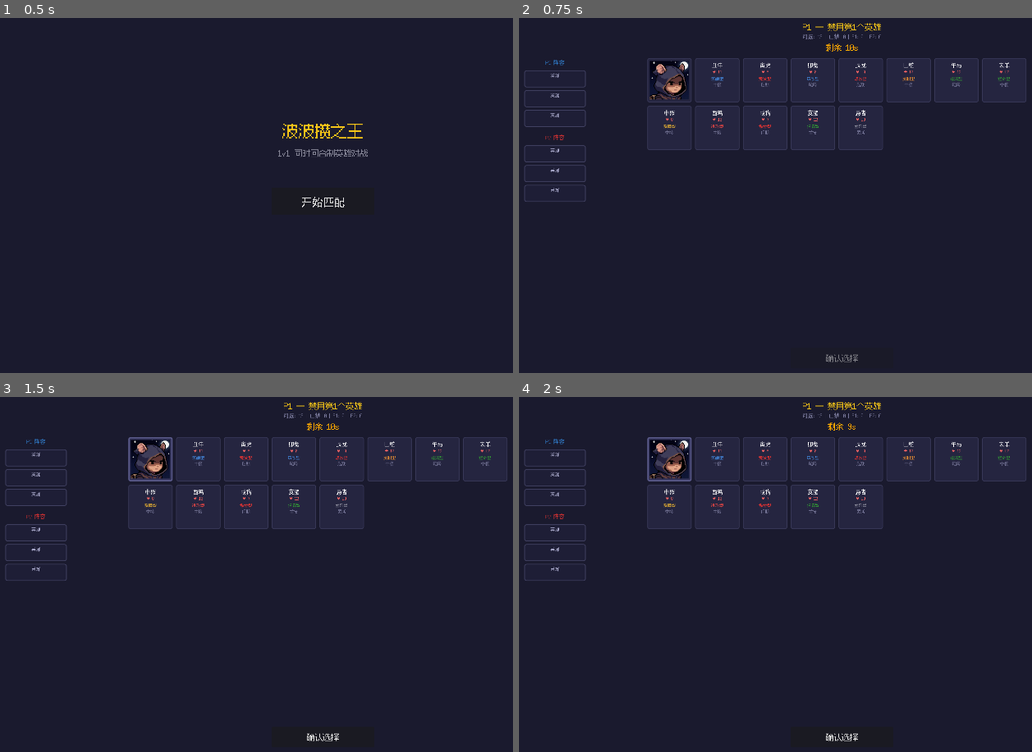
Above: before the commit, frames 1-4 (two rows, left to right).
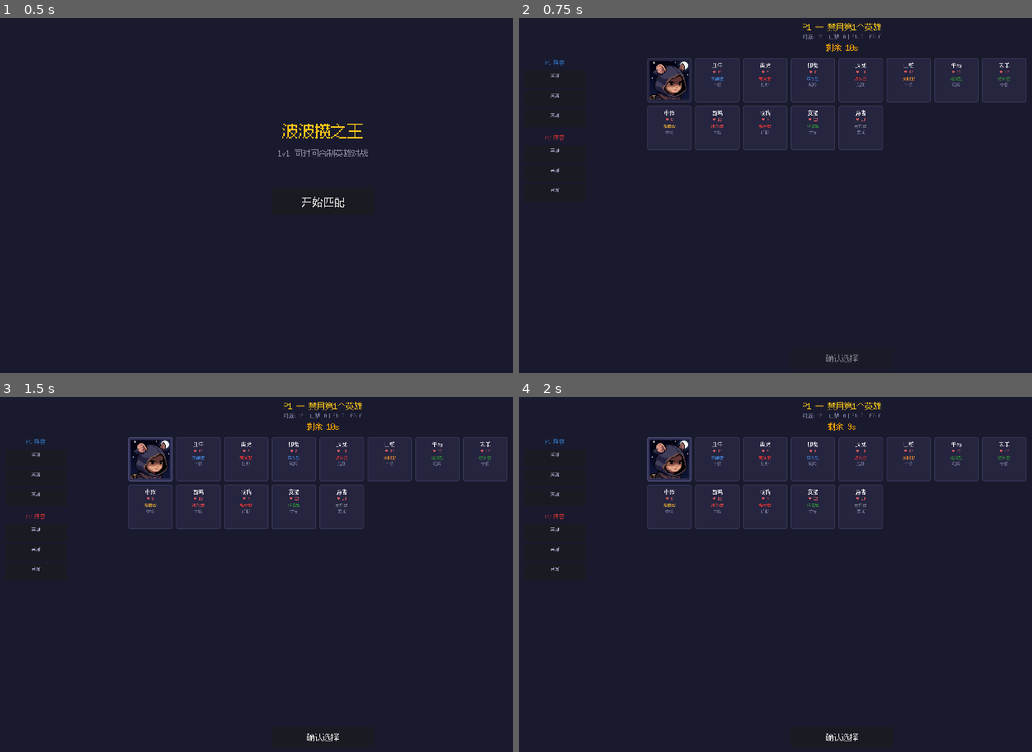
Above: after the commit, the same moments.

Repository: EddySong543/BBZ
Game: Godot game, scene res://src/ui/title_screen.tscn
The game is run twice, just before and just after one commit, with the same random seed, the same clock (stepped at 60 frames per second) and the same inputs.
Inputs:
- Up to frame 1 (0.5 s): no input
- Up to frame 2 (0.75 s): click "开始匹配" at 0.5 s
- Up to frame 3 (1.5 s): click "子鼠" at 1.25 s
- Up to frame 4 (2 s): no input

Frame 1 is identical in both runs. In frame 2, 0.5% of the frame differs, in the area x 0-14%, y 14-52%; in frame 3, 0.6%, in the area x 0-34%, y 11-52%; in frame 4, 0.6%.

Commit message:
refactor(ui): stylebox 资源化 — base 进 .tscn SubResource (P1-NEW2)
每个组件 .tscn 内定义 base StyleBoxFlat SubResource，code 用
_base_stylebox.duplicate() 派生各 state；美术只改 .tscn 内 base
就能影响所有 state 外观（颜色/纹理/圆角等）。

文件改动：
- hero_card.tscn: + CardBase SubResource + theme_override_styles/normal
- hero_card.gd: + _base_stylebox 缓存；_refresh_style 用 base.duplicate()
- hero_frame.tscn: + FrameBase SubResource + portrait inset 5px
  (让 active state 5px 黄边能透过 portrait 显示)
- hero_frame.gd: + _base_stylebox 缓存；_refresh_style 用 base.duplicate()
- bp_hero_slot.gd: _set_border_active 用 remove + duplicate + add 模式
- bp_screen.gd: HeroCard.new() → HERO_CARD_SCENE.instantiate() as HeroCard
  (.new() 不会加载 .tscn，SubResource 不应用；必须 instantiate)
- death_switch_overlay.gd: 加 TODO 注释，card 仍 runtime code-built，
  未来美术接入时抽 DeathSwitchHeroCard 组件

未触及（保留 code-built）:
- battle_screen.gd 内 _circle_style_selected (P1-5a 已 SubResource 化其他 4 个；
  selected 是逻辑 reaction 状态，留 runtime 构造)
- death_switch_overlay 的 card stylebox (上述 TODO)

测试：98/98 通过。BP 屏所有卡片 state 正常；战斗屏头像框各 state 正常
(含 h01 子鼠 active 时黄边透过 portrait 显示)。

Co-Authored-By: Claude Opus 4.7 (1M context) <noreply@anthropic.com>

Diff:
--- a/src/ui/bp_screen.gd
+++ b/src/ui/bp_screen.gd
@@ -16,6 +16,7 @@
 const COLS := 8
 const GAP := 10
 const BP_TIME := 10
+const HERO_CARD_SCENE := preload("res://src/ui/components/hero_card.tscn")
 
 var all_heroes: Array[HeroData] = []
 var p1_picks: Array[int] = []
@@ -72,7 +73,8 @@
 		var y := row * (CARD_H + GAP)
 
 		var h := all_heroes[i]
-		var card := HeroCard.new()
+		# P1-NEW2 fix: 必须 instantiate .tscn 才会应用 CardBase SubResource
+		var card := HERO_CARD_SCENE.instantiate() as HeroCard
 		card.hero_id = h.hero_id
 		card.hero_name = h.hero_name
 		card.max_hp = h.max_hp
--- a/src/ui/components/bp_hero_slot.gd
+++ b/src/ui/components/bp_hero_slot.gd
@@ -66,21 +66,17 @@
 
 
 func _set_border_active(active: bool) -> void:
-	var sb := get_theme_stylebox("panel", "Panel") as StyleBoxFlat
-	if sb == null:
-		sb = StyleBoxFlat.new()
-		sb.bg_color = Color("#1e1e36")
-		sb.set_corner_radius_all(6)
-		add_theme_stylebox_override("panel", sb)
+	# P1-NEW2: base stylebox 是 .tscn 内 StyleBoxFlat_default SubResource。
+	# inactive 状态 = base (灰边 2px); active = duplicate base + 改 border_color/width
+	remove_theme_stylebox_override("panel")
 	if active:
+		var base := get_theme_stylebox("panel", "Panel") as StyleBoxFlat
+		if base == null:
+			return
+		var sb := base.duplicate() as StyleBoxFlat
 		sb.border_color = player_color
 		sb.border_width_left = 3
 		sb.border_width_right = 3
 		sb.border_width_top = 3
 		sb.border_width_bottom = 3
-	else:
-		sb.border_color = Color("#444466")
-		sb.border_width_left = 2
-		sb.border_width_right = 2
-		sb.border_width_top = 2
-		sb.border_width_bottom = 2
+		add_theme_stylebox_override("panel", sb)
--- a/src/ui/components/death_switch_overlay.gd
+++ b/src/ui/components/death_switch_overlay.gd
@@ -39,6 +39,10 @@
 	visible = true
 
 
+## P1-NEW2 TODO: card 仍 runtime code-built，stylebox 也 code 构造。
+## 未来美术接入时应抽 DeathSwitchHeroCard 为独立 .tscn 组件
+## （类似 HeroCard / BPHeroSlot 模式），stylebox 进 .tscn SubResource。
+## 现状作为 placeholder 接受 — overlay 弹出频率低且每场战斗 0-N 次。
 func _create_card(h: HeroData, hp: int, border_color: Color) -> Button:
 	var card := Button.new()
 	card.custom_minimum_size = Vector2(CARD_W, CARD_H)
--- a/src/ui/components/hero_card.gd
+++ b/src/ui/components/hero_card.gd
@@ -45,12 +45,14 @@
 var _hp_label: Label
 var _role_label: Label
 var _pos_label: Label
+var _base_stylebox: StyleBoxFlat  # P1-NEW2: 从 .tscn 取 default，state 切换基于此 duplicate
 static var _portrait_cache: Dictionary = {}
 
 
 func _ready() -> void:
 	custom_minimum_size = Vector2(130, 130)
 	_setup_children()
+	_base_stylebox = get_theme_stylebox("normal", "Button") as StyleBoxFlat
 	_load_portrait()
 	_refresh_style()
 
@@ -127,15 +129,11 @@
 
 
 func _refresh_style() -> void:
-	var sb := StyleBoxFlat.new()
-	sb.bg_color = Color("#252540")
-	sb.border_color = Color("#3a3a5a")
-	sb.border_width_left = 2
-	sb.border_width_right = 2
-	sb.border_width_top = 2
-	sb.border_width_bottom = 2
-	sb.set_corner_radius_all(6)
-
+	# P1-NEW2: base stylebox 来自 .tscn theme_override_styles/normal (CardBase SubResource)
+	# 美术换素材 → 改 .tscn CardBase；state 差异（边框颜色/宽度）由下方 code 派生
+	if _base_stylebox == null:
+		return
+	var sb := _base_stylebox.duplicate() as StyleBoxFlat
 	match card_state:
 		CardState.SELECTED:
 			sb.border_color = Color("#ffdd44")
@@ -161,7 +159,7 @@
 
 	add_theme_stylebox_override("normal", sb)
 
-	var sb_hover: StyleBoxFlat = sb.duplicate() as StyleBoxFlat
+	var sb_hover := _base_stylebox.duplicate() as StyleBoxFlat
 	sb_hover.bg_color = Color("#303055")
 	sb_hover.border_color = Color("#5a5a8a")
 	add_theme_stylebox_override("hover", sb_hover)
--- a/src/ui/components/hero_card.tscn
+++ b/src/ui/components/hero_card.tscn
@@ -1,6 +1,18 @@
-[gd_scene load_steps=5 format=3 uid="uid://bhcrd000000000001"]
+[gd_scene load_steps=3 format=3 uid="uid://bhcrd000000000001"]
 
 [ext_resource type="Script" path="res://src/ui/components/hero_card.gd" id="1_script"]
+
+[sub_resource type="StyleBoxFlat" id="CardBase"]
+bg_color = Color(0.145098, 0.145098, 0.25098, 1)
+border_width_left = 2
+border_width_top = 2
+border_width_right = 2
+border_width_bottom = 2
+border_color = Color(0.227451, 0.227451, 0.352941, 1)
+corner_radius_top_left = 6
+corner_radius_top_right = 6
+corner_radius_bottom_right = 6
+corner_radius_bottom_left = 6
 
 [node name="HeroCard" type="Button"]
 layout_mode = 0
@@ -9,6 +21,7 @@
 offset_right = 130.0
 offset_bottom = 130.0
 custom_minimum_size = Vector2(130, 130)
+theme_override_styles/normal = SubResource("CardBase")
 script = ExtResource("1_script")
 
 [node name="PortraitThumb" type="TextureRect" parent="."]
@@ -20,12 +33,3 @@
 expand_mode = 1
 stretch_mode = 5
 mouse_filter = 2
-
-[node name="NameLabel" type="Label" parent="."]
-layout_mode = 0
-offset_left = 0.0
-offset_top = 8.0
-offset_right = 160.0
-offset_bottom = 30.0
-horizontal_alignment = 1
-mouse_filter = 2
--- a/src/ui/components/hero_frame.gd
+++ b/src/ui/components/hero_frame.gd
@@ -42,12 +42,14 @@
 
 var _portrait: TextureRect
 var _name_label: Label
+var _base_stylebox: StyleBoxFlat  # P1-NEW2: 从 .tscn 取 default，state 切换基于此 duplicate
 static var _cache: Dictionary = {}
 
 
 func _ready() -> void:
 	mouse_filter = Control.MOUSE_FILTER_STOP
 	_setup_children()
+	_base_stylebox = get_theme_stylebox("panel", "Panel") as StyleBoxFlat
 	_refresh_portrait()
 	_refresh_style()
 
@@ -106,20 +108,18 @@
 
 
 func _refresh_style() -> void:
-	var sb := StyleBoxFlat.new()
-	sb.set_corner_radius_all(4)
+	# P1-NEW2: base stylebox 来自 .tscn theme_override_styles/panel (FrameBase SubResource)
+	# 美术换素材 → 改 .tscn FrameBase；state 差异（颜色/宽度）由下方 code 派生
+	if _base_stylebox == null:
+		return
+	var sb := _base_stylebox.duplicate() as StyleBoxFlat
 
 	if is_dead:
 		sb.bg_color = Color("#1a1a1a")
 		sb.border_color = Color("#444444")
-		sb.border_width_left = 2
-		sb.border_width_right = 2
-		sb.border_width_top = 2
-		sb.border_width_bottom = 2
 		if _portrait:
 			(_portrait as TextureRect).modulate = Color(0.35, 0.35, 0.35)
 	elif is_active:
-		sb.bg_color = Color("#334466")
 		sb.border_color = Color("#ffdd44")
 		sb.border_width_left = 5
 		sb.border_width_right = 5
@@ -128,12 +128,7 @@
 		if _portrait:
 			(_portrait as TextureRect).modulate = Color.WHITE
 	else:
-		sb.bg_color = Color("#334466")
 		sb.border_color = player_color
-		sb.border_width_left = 2
-		sb.border_width_right = 2
-		sb.border_width_top = 2
-		sb.border_width_bottom = 2
 		if _portrait:
 			(_portrait as TextureRect).modulate = Color.WHITE
 
--- a/src/ui/components/hero_frame.tscn
+++ b/src/ui/components/hero_frame.tscn
@@ -1,6 +1,18 @@
-[gd_scene load_steps=5 format=3 uid="uid://bhfrm000000000001"]
+[gd_scene load_steps=3 format=3 uid="uid://bhfrm000000000001"]
 
 [ext_resource type="Script" path="res://src/ui/components/hero_frame.gd" id="1_script"]
+
+[sub_resource type="StyleBoxFlat" id="FrameBase"]
+bg_color = Color(0.2, 0.266667, 0.4, 1)
+border_width_left = 2
+border_width_top = 2
+border_width_right = 2
+border_width_bottom = 2
+border_color = Color(0.45, 0.45, 0.55, 1)
+corner_radius_top_left = 4
+corner_radius_top_right = 4
+corner_radius_bottom_right = 4
+corner_radius_bottom_left = 4
 
 [node name="HeroFrame" type="Panel"]
 layout_mode = 0
@@ -8,6 +20,7 @@
 offset_top = 0.0
 offset_right = 72.0
 offset_bottom = 72.0
+theme_override_styles/panel = SubResource("FrameBase")
 script = ExtResource("1_script")
 
 [node name="Portrait" type="TextureRect" parent="."]
@@ -15,6 +28,10 @@
 anchors_preset = 15
 anchor_right = 1.0
 anchor_bottom = 1.0
+offset_left = 5.0
+offset_top = 5.0
+offset_right = -5.0
+offset_bottom = -5.0
 grow_horizontal = 2
 grow_vertical = 2
 expand_mode = 1
